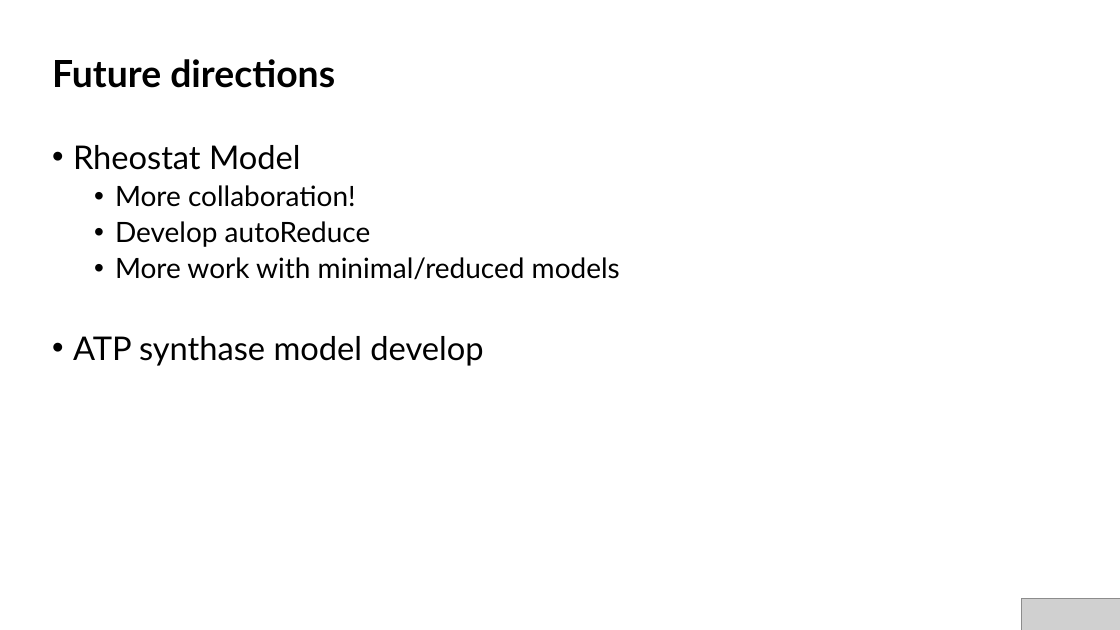
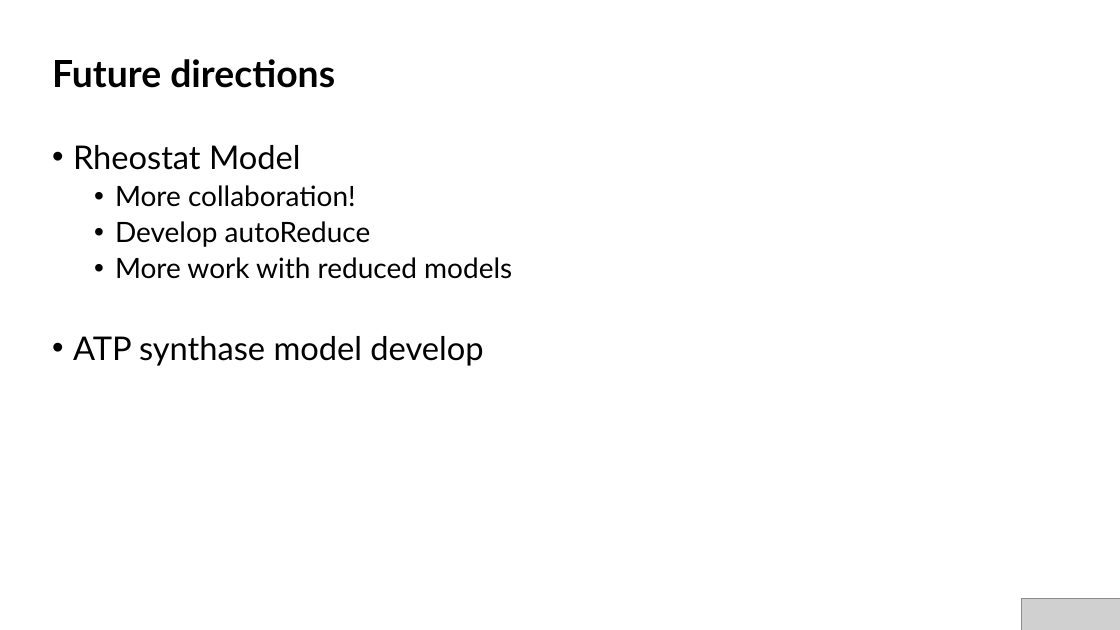
Before and after one commit to AnkitaRoychoudhury/ug_murray, a slide deck: slide 15 of miscellaneous/presentations/20200715_syncell_mtg.pptx (slide 16 before the commit). Drawn at 1120x630 pixels with LibreOffice and Linux fonts; fonts in the diff are those of the drawing; grey boxes stand for pictures. Boxes give left, top, right and bottom in pixels: in the first picture for what was removed or moved away, otherwise in the second. Text is boxed around its words. In the diff, an @@ line names an element or a change of style, - is before the commit and + after.

```diff
--- a/miscellaneous/presentations/20200715_syncell_mtg.pptx
+++ b/miscellaneous/presentations/20200715_syncell_mtg.pptx
@@ text at (115,257,512,279): text changed @@
-  • More work with minimal/reduced models
+  • More work with reduced models
```
Also in this commit, not shown: 7 other slides changed, 1 slide removed, 6 other files.
